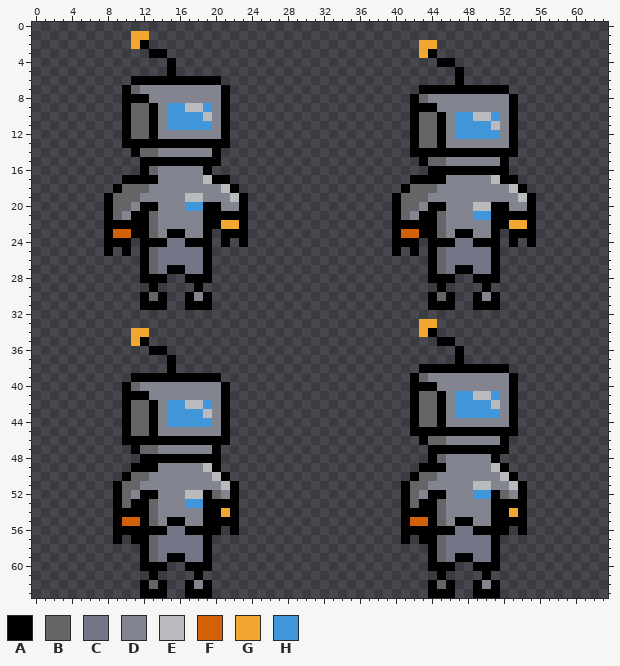
Pixel-art sprite -- Proyect-Bot/Assets/Sprites/Player/BotSpr.png. Above: the version before the commit.
The file is 64x64 pixels.
Palette (. is transparent): A #000000  B #656567  C #717585  D #828590  E #b9babd  F #d26108  G #f2a830  H #4096d9
Pixels before (only the part around the change), first column x 0:
 0 ................................................................
 1 ...........GG...................................................
 2 ...........GA..............................GG...................
 3 .............AA............................GA...................
 4 ...............A.............................AA.................
 5 ...............A...............................A................
 6 ...........AAAAAAAAAA..........................A................
 7 ..........ABDDDDDDDDDA.....................AAAAAAAAAA...........
 8 ..........AAADDDDDDDDA....................ABDDDDDDDDDA..........
 9 ..........ABBADHHEEHDA....................AAADDDDDDDDA..........
10 ..........ABBADHHHHEDA....................ABBADHHEEHDA..........
11 ..........ABBADHHHHHDA....................ABBADHHHHEDA..........
12 ..........ABBADDDDDDDA....................ABBADHHHHHDA..........
13 ..........AAAAAAAAAAAA....................ABBADDDDDDDA..........
14 ...........ABBDDDDDDA.....................AAAAAAAAAAAA..........
15 ............AAAAAAAAA......................ABBDDDDDDA...........
16 ............ABDDDDDA........................AAAAAAAAA...........
17 ..........AAAADDDDDEAA....................AAAADDDDDEAA..........
18 .........ABBBDDDDDDDDEA..................ABBBDDDDDDDDEA.........
19 ........ABBBDDDDDEEDDDEA................ABBBDDDDDDDDDDEA........
20 ........ABBDAADDDHHAADDA................ABBDAADDDEEAADDA........
21 ........ABDAABDDDDDAAAAA................ABDAABDDDHHAAAAA........
22 ........AAAAABDDDDDAAGGA................AAAAABDDDDDAAGGA........
23 ........AFFAABDAADDA.AAA................AFFAABDAADDA.AAA........
24 ........AAA.AAACCAAA.A.A................AAA.AAACCAAA.A.A........
25 ........A.A.ABCCCCCA....................A.A.ABCCCCCA............
26 ............ABCCCCCA........................ABCCCCCA............
27 ............ABCAACCA........................ABCAACCA............
28 ............AAA..AAA........................AAA..AAA............
29 .............A....A..........................A....A.............
30 ............ABA..ADA........................ABA..ADA............
31 ............AAA..AAA........................AAA..AAA............
32 ................................................................
33 ...........................................GG...................
34 ...........GG..............................GA...................
35 ...........GA................................AA.................
36 .............AA................................A................
37 ...............A...............................A................
38 ...............A...........................AAAAAAAAAA...........
39 ...........AAAAAAAAAA.....................ABDDDDDDDDDA..........
40 ..........ABDDDDDDDDDA....................AAADDDDDDDDA..........
41 ..........AAADDDDDDDDA....................ABBADHHEEHDA..........
42 ..........ABBADHHEEHDA....................ABBADHHHHEDA..........
43 ..........ABBADHHHHEDA....................ABBADHHHHHDA..........
44 ..........ABBADHHHHHDA....................ABBADDDDDDDA..........
45 ..........ABBADDDDDDDA....................AAAAAAAAAAAA..........
46 ..........AAAAAAAAAAAA.....................ABBDDDDDDA...........
47 ...........ABBDDDDDDA.......................AAAAAAAAA...........
48 ............AAAAAAAAA.......................ABDDDDDA............
49 ...........AAADDDDDEA......................AAADDDDDEA...........
50 ..........ABBDDDDDDDEA....................ABBDDDDDDDEA..........
51 .........ABBDDDDDDDDDEA..................ABBDDDDDEEDDEA.........
52 .........ABDAADDDEEABDA..................ABDAADDDHHABDA.........
53 .........ABAABDDDHHAAAA..................ABAABDDDDDAAAA.........
54 .........AAAABDDDDDAAGA..................AAAABDDDDDAAGA.........
55 .........AFFABDAADDAAAA..................AFFABDAADDAAAA.........
56 .........AAAAAACCAAAA.A..................AAAAAACCAAAA.A.........
57 .........A.AABCCCCCA.....................A.AABCCCCCA............
58 ............ABCCCCCA........................ABCCCCCA............
59 ............ABCAACCA........................ABCAACCA............
60 ............AAA..AAA........................AAA..AAA............
61 .............A....A..........................A....A.............
62 ............ABA..ADA........................ABA..ADA............
63 ............AAA..AAA........................AAA..AAA............
New version:
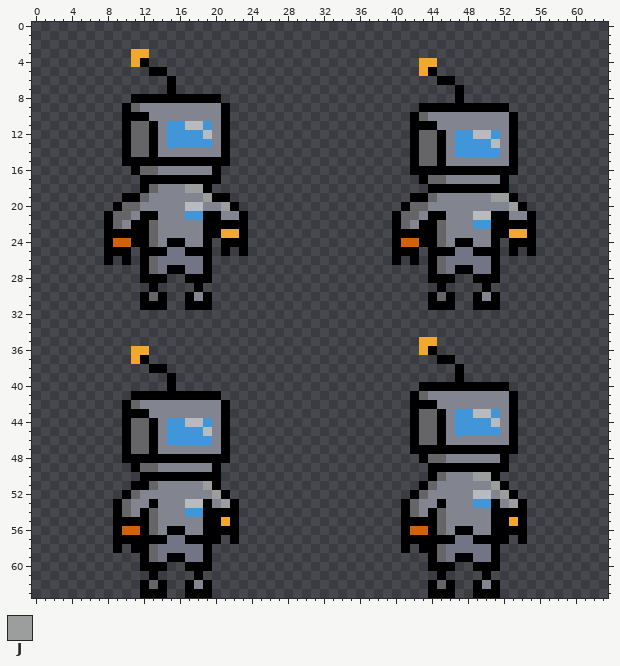
Colours new in this view: J #9c9d9d
Diff:
Changed rows in their new state; - is an unchanged pixel.
first column x 8:
 1 ---..-------------------------------------------
 2 ---..------------------------------..-----------
 3 ---GG..----------------------------..-----------
 4 ---GA--.---------------------------GG..---------
 5 -----AA.---------------------------GA--.--------
 6 ---....-.....------------------------AA.--------
 7 --.....A......---------------------....-.....---
 8 --.--AAAAAAAA.--------------------.....A......--
 9 ----DD-DDDDD----------------------.--AAAAAAAA.--
10 ---AAD-DDDDD------------------------DD-DDDDD----
11 ---------EE------------------------AAD-DDDDD----
12 -------HHHHE-----------------------------EE-----
13 ---BB-DHHHHHD--------------------------HHHHE----
14 --AB-A------DA---------------------BB-DHHHHHD---
15 --AA---------A--------------------AB-A------DA--
16 ---AB------DA---------------------AA---------A--
17 --..--AAAAAA-.--------------------.-BB-----D-.--
18 -...AB---JJA...------------------...AAAAAAAAA..-
19 ..AAB----DDJAA..----------------..AAB------JJA..
20 .A-BDD---EEDDJA.----------------.A-BDD---DDDDJA.
21 --BD-A---HH--DD-------------------BD-A---EE--DD-
22 -BD----------AA------------------BD------HH--AA-
23 -AA----DD---AGG------------------AA----DD---AGG-
24 -FFA-BDAADD---A------------------FFA-BDAADD---A-
25 -A---AA--AA--A-A-----------------A---AA--AA--A-A
26 A-A-----------------------------A-A-------------
first column x 9:
33 ----------------------------------..----------
34 --..------------------------------..----------
35 --..------------------------------GG..--------
36 --GG..----------------------------GA--.-------
37 --GA--.-----------------------------AA.-------
38 ----AA.---------------------------....-.....--
39 --....-.....---------------------.....A......-
40 -.....A......--------------------.--AAAAAAAA.-
41 -.--AAAAAAAA.----------------------DD-DDDDD---
42 ---DD-DDDDD-----------------------AAD-DDDDD---
43 --AAD-DDDDD-----------------------------EE----
44 --------EE----------------------------HHHHE---
45 ------HHHHE-----------------------BB-DHHHHHD--
46 --BB-DHHHHHD---------------------AB-A------DA-
47 -AB-A------DA--------------------AA---------A-
48 -AA---------A---------------------AB------DA--
49 ---BB-----D-----------------------.--AAAAAA---
50 -..AAAAAAAAA.--------------------..AB---JJA..-
51 ..AAB-----JA..------------------..AB----DDJA..
52 .ABDD---DDDJA.------------------.ABDD---EEDJA.
53 --DDA---EE-DJ---------------------DDA---HH-DJ-
54 -BD-----HH--A--------------------BD---------A-
55 -AA---DD----G--------------------AA---DD----G-
56 -FF-BDAADD--A--------------------FF-BDAADD--A-
57 -A--AA--AA-A-A-------------------A--AA--AA-A-A
58 A-A-----------------------------A-A-----------
Where, in picture pixels (left, top, right, bottom), the same in both pictures:
changed: (104, 31, 248, 265)
changed: (392, 40, 536, 265)
changed: (401, 319, 527, 553)
changed: (113, 328, 239, 553)
